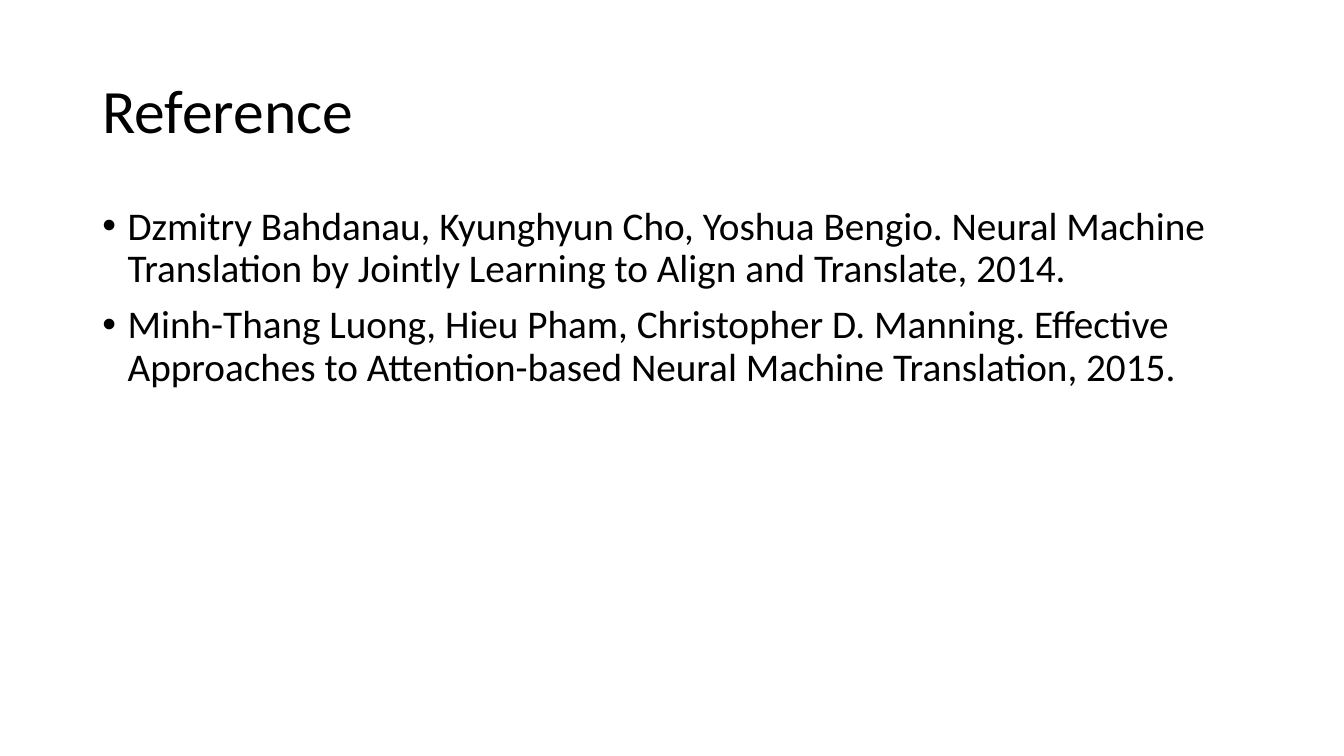
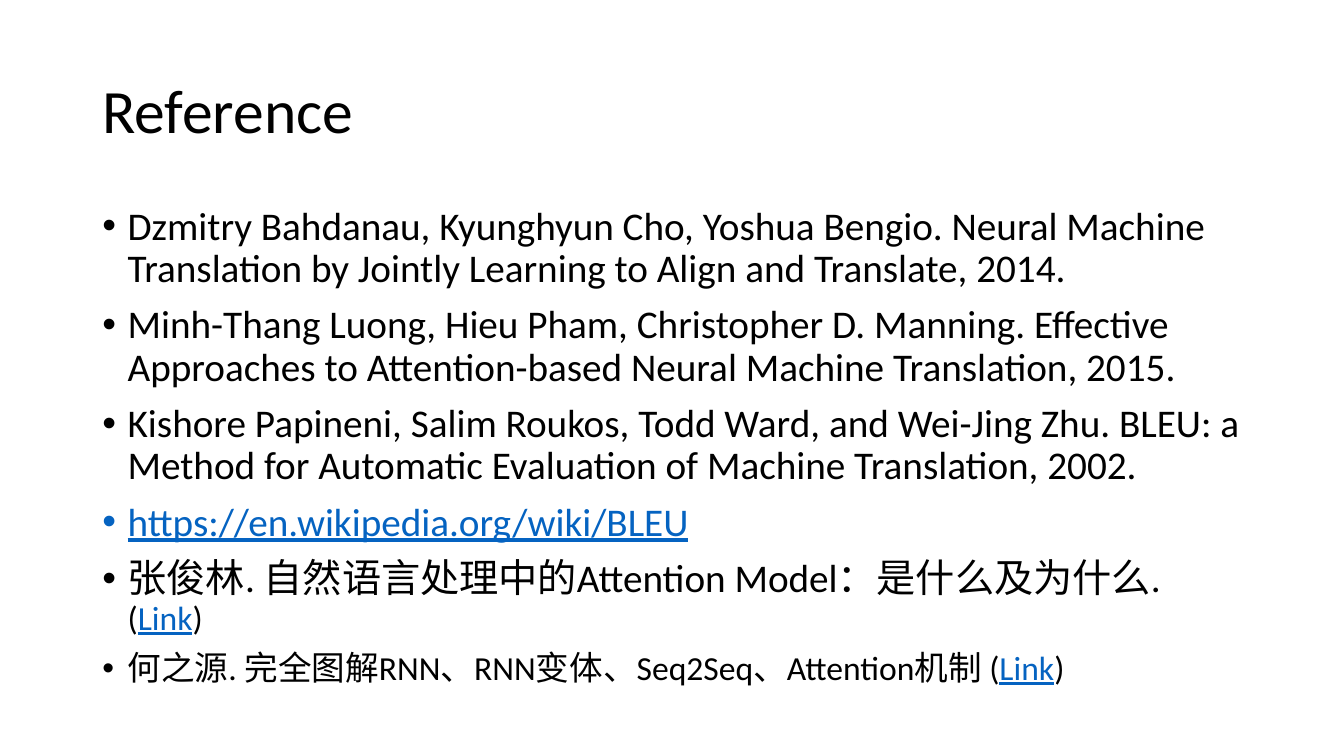
Before and after one commit to foamliu/Learning-DL, a slide deck: slide 8 of nlp/Attention.pptx (slide 4 before the commit). Drawn at 1344x756 pixels with LibreOffice and Linux fonts; fonts in the diff are those of the drawing. Boxes give left, top, right and bottom in pixels: in the first picture for what was removed or moved away, otherwise in the second. Text is boxed around its words. In the diff, an @@ line names an element or a change of style, - is before the commit and + after.

```diff
--- a/nlp/Attention.pptx
+++ b/nlp/Attention.pptx
@@ text at (128,409,1239,686): paragraphs added @@
+• Kishore Papineni, Salim Roukos, Todd Ward, and Wei-Jing Zhu. BLEU: a Method for Automatic Evaluation of Machine Translation, 2002.
+• https://en.wikipedia.org/wiki/BLEU
+• 张俊林. 自然语言处理中的Attention Model：是什么及为什么. (Link)
+• 何之源. 完全图解RNN、RNN变体、Seq2Seq、Attention机制 (Link)
```
Also in this commit, not shown: 1 other slide changed, 5 slides added, 1 slide removed, 2 other files.
